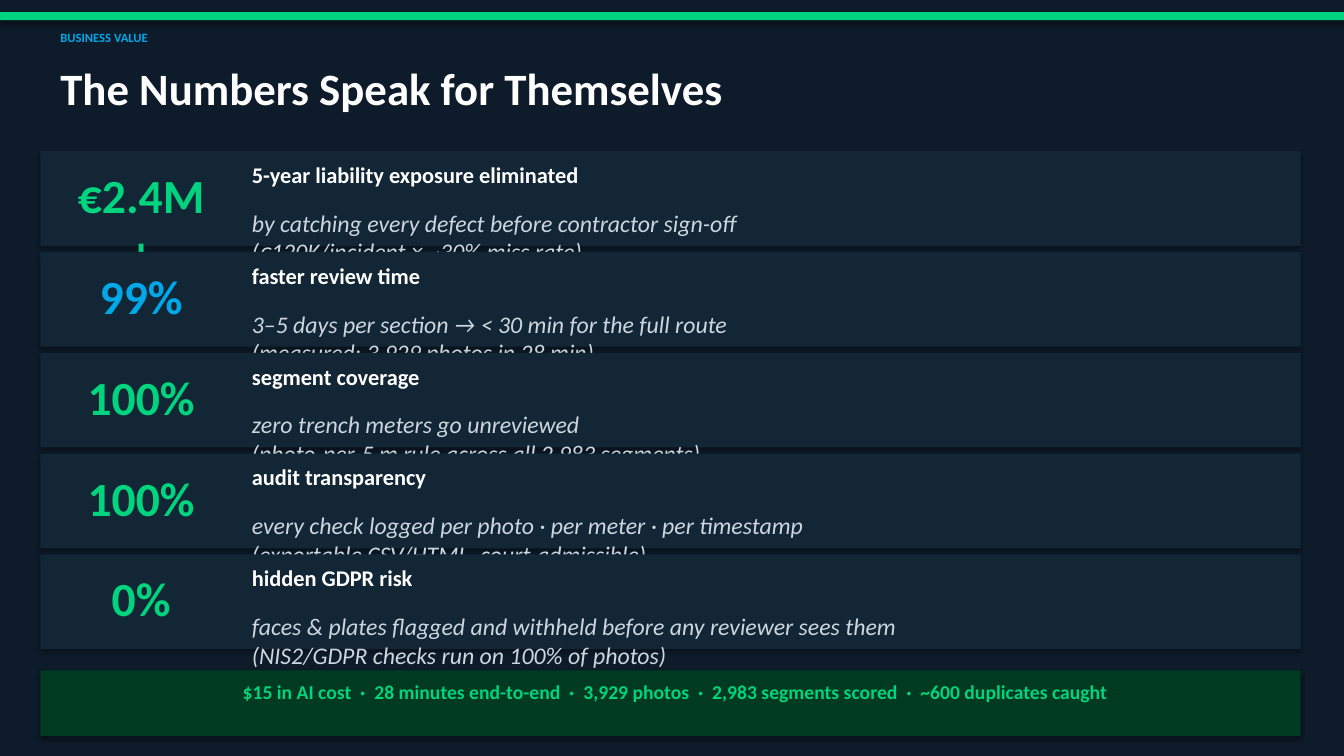
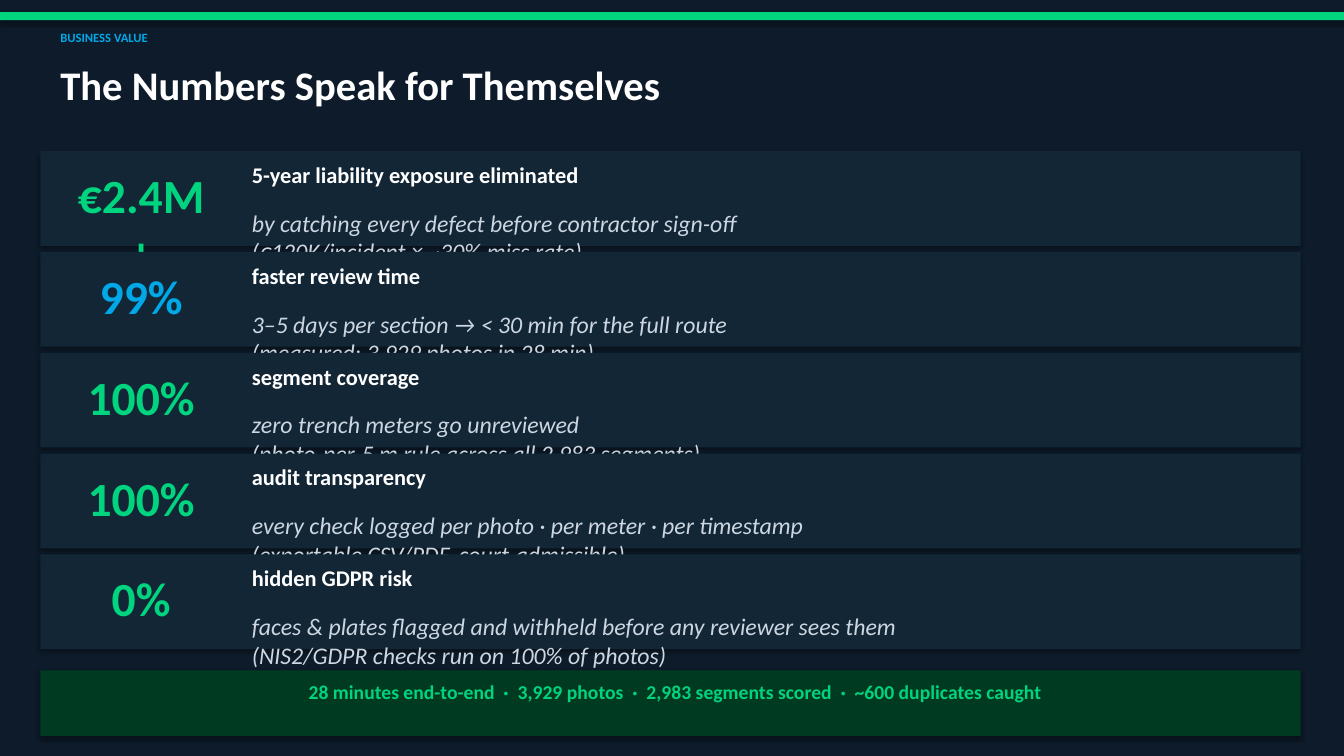
Before and after one commit to PathanAhmad/sightline-vienna-up-2026, a slide deck: slide 7 of APG_TrenchVerify_Pitch.pptx (slide 8 before the commit). Drawn at 1344x756 pixels with LibreOffice and Linux fonts; fonts in the diff are those of the drawing. Boxes give left, top, right and bottom in pixels: in the first picture for what was removed or moved away, otherwise in the second. Text is boxed around its words. In the diff, an @@ line names an element or a change of style, - is before the commit and + after.

```diff
--- a/APG_TrenchVerify_Pitch.pptx
+++ b/APG_TrenchVerify_Pitch.pptx
@@ text "The Numbers Speak for Themselves" at bbox=[60, 71, 660, 107]: size 32 to 29 pt @@
@@ text at bbox=[252, 517, 803, 555]: text changed @@
-every check logged per photo · per meter · per timestamp
-(exportable CSV/HTML, court-admissible)
+every check logged per photo · per meter · per timestamp
+(exportable CSV/PDF, court-admissible)
@@ text at bbox=[309, 685, 1041, 703]: text changed @@
-$15 in AI cost · 28 minutes end-to-end · 3,929 photos · 2,983 segments scored · ~600 duplicates caught
+28 minutes end-to-end · 3,929 photos · 2,983 segments scored · ~600 duplicates caught
```
Also in this commit, not shown: 2 other slides changed, 1 slide removed, 1 other file.
